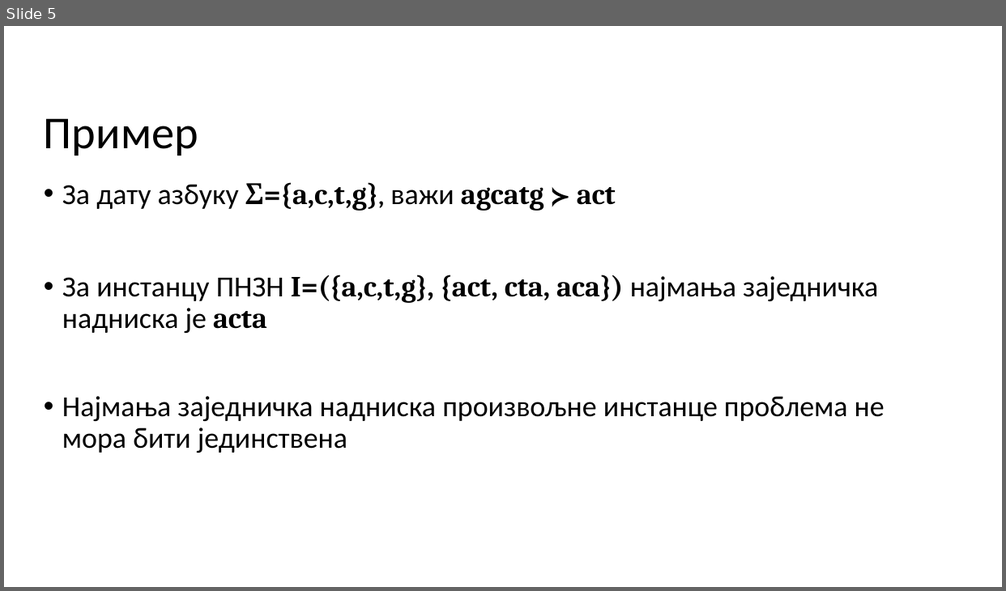
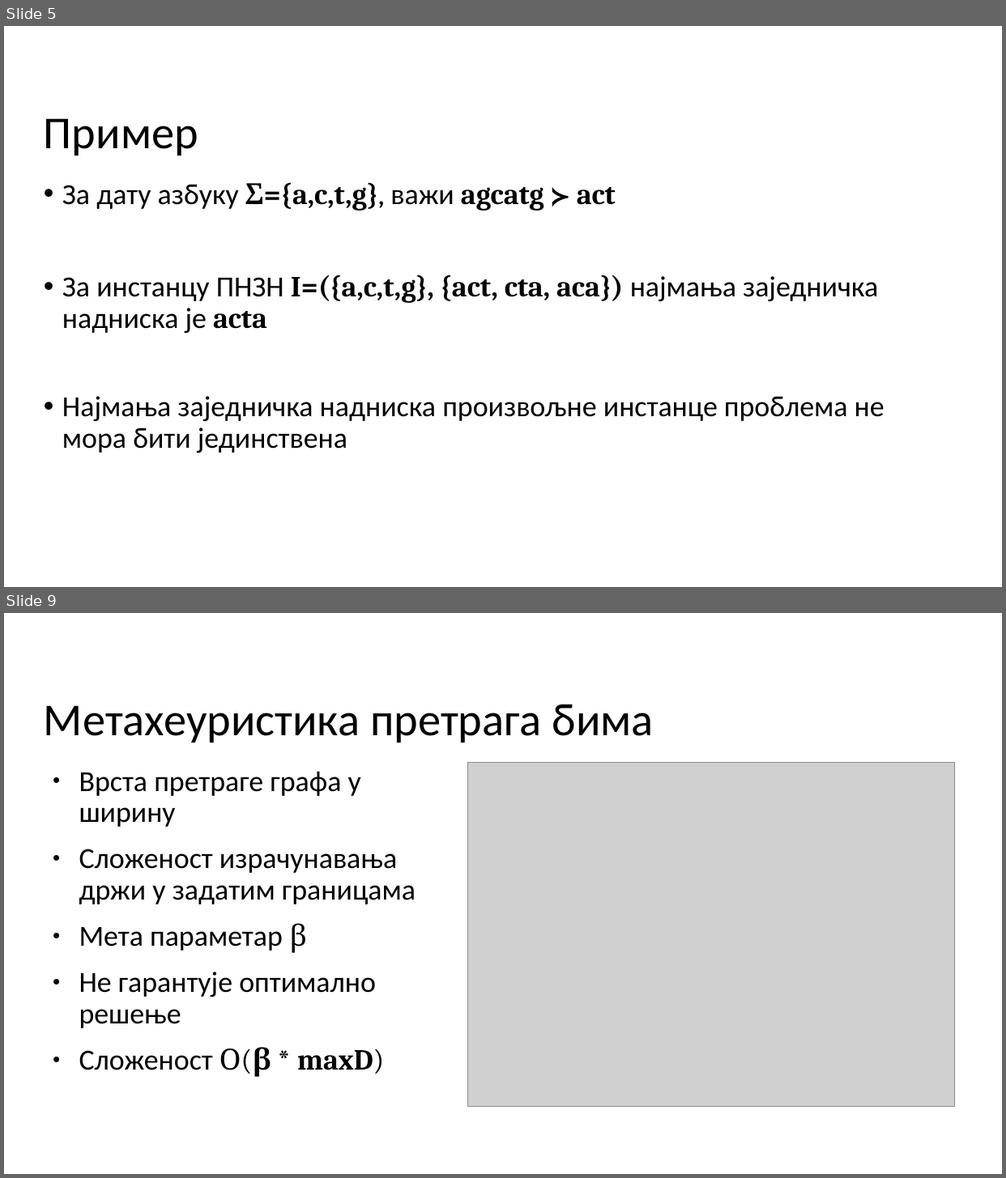
Before and after one commit to milosmikovic/Algorithms_For_Solving_Shortest_Common_Supersequence_Problem, a slide deck: Tekst/Prezentacija/MATF_primer_prezentacije.odp. Shown one above the other, each under a label of ours: slide 5 before the commit, slides 5 and 9 after it; the slides between them are not shown. The pictures are 1006x591 and 1006x1178 pixels, drawn with LibreOffice and Linux fonts; fonts in the diff are those of the drawing; grey boxes stand for pictures; background and template pictures are left out. Boxes give left, top, right and bottom in pixels: in the first picture for what was removed or moved away, otherwise in the second. Text is boxed around its words. In the diff, an @@ line names an element or a change of style, - is before the commit and + after.

```diff
--- a/Tekst/Prezentacija/MATF_primer_prezentacije.odp
+++ b/Tekst/Prezentacija/MATF_primer_prezentacije.odp
@@ slide 9 added at (x1=4, y1=613, x2=1002, y2=1174), background #FFFFFF @@
@@ title added at (x1=44, y1=705, x2=654, y2=743), 44 pt, text #000000 @@
+Метахеуристика претрага бима
@@ text added at (x1=79, y1=771, x2=415, y2=1077), 28 pt, text #000000 @@
+● Врста претраге графа у ширину
+● Сложеност израчунавања држи у задатим границама
+● Мета параметар β
+● Не гарантује оптимално решење
+● Сложеност О(β * maxD)
@@ picture added at (x1=468, y1=763, x2=955, y2=1106) @@
```
Also in this commit, not shown: 1 slide changed, 12 other slides added, 1 slide removed.
